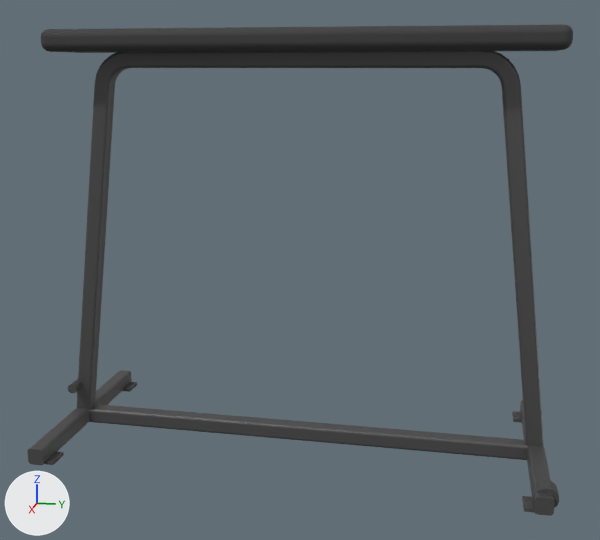
The glTF model catalogs/ludus-core/models/LD-WH051/model.glb: old version first, new version second.
Rendered twice from a 50 mm lens placed at (2.88, 0.57, 1.38), pointed at (0.02, 0.0, 0.66). Every picture has the same lights, and +X, +Y and +Z are marked at lower left. The picture after the commit comes second. Where no turn or scale is listed for an object, it has been applied to the vertices. Vertices at exactly the same position are counted once.
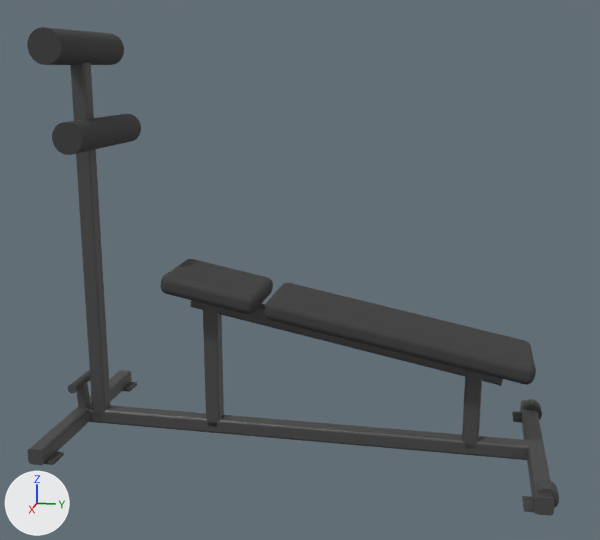
The edits, one by one:
me_mesh_4 is used by ob_bench_pad; parent ob_seat; location (0.0, 0.0, 1.462).
me_mesh_4 had 296 vertices, 588 faces and spanned x -0.15..0.15, y -0.88..0.88, z -0.04..0.04.
me_mesh_4 now has 296 vertices, 588 faces and spans x -0.15..0.15, y -0.48..0.48, z -0.04..0.04.
me_mesh_4 part 1: the whole mesh is scaled about its middle by (1, 0.535, 1).
Mesh me_mesh_7 is new.
It has 52 vertices, 96 faces and spans x -0.5..0.5, y -0.5..0.5, z -0.5..0.5.
It uses material mat_upholstery (dark grey #3b3b3b).
Mesh me_mesh_6 is new.
It has 56 vertices, 108 faces and spans x -0.025..0.025, y -0.578..0.578, z -0.147..0.147.
It uses material mat_frame (dark grey #555555).
Mesh me_mesh_4_1 is new.
It has 296 vertices, 588 faces and spans x -0.15..0.15, y -0.179..0.179, z -0.066..0.066.
It uses material mat_upholstery (dark grey #3b3b3b).
Object 'bench_pad' (ob_bench_pad) moves from (0.0, 0.0, 1.462) to (0.0, 0.371, 0.452).
Object 'bench_pad' (ob_bench_pad) turns from (0, 0, 0) to (-11, 0, 0) degrees about x, y and z.
Object 'bench_frame_tube' (ob_bench_frame_tube) is deleted.
Object 'ankle_roller' (ob_ankle_roller) is new; it shows me_mesh_7.
Its parent is ob_bench_frame.
Its location is (0.0, -0.74, 1.14).
Its rotation in degrees is (-90, 0, -90).
Its scale is (0.11, 0.11, 0.52).
Object 'knee_roller' (ob_knee_roller) is new; it shows me_mesh_7.
Its parent is ob_bench_frame.
Its location is (0.0, -0.8, 1.44).
Its rotation in degrees is (-90, 0, -90).
Its scale is (0.12, 0.12, 0.52).
Object 'Mesh_0.005' (ob_mesh_0_005) is new; it shows me_mesh_0.
Its parent is ob_bench_frame.
Its location is (0.0, -0.8, 0.735).
Its scale is (1.0, 1.0, 1.41).
Object 'bench_spine' (ob_bench_spine) is new; it shows me_mesh_6.
Its location is (0.0, 0.161, 0.422).
Object 'seat_pad' (ob_seat_pad) is new; it shows me_mesh_4_1.
Its location is (0.0, -0.312, 0.585).
Object 'Mesh_0.004' (ob_mesh_0_004) is new; it shows me_mesh_0.
Its parent is ob_base.
Its location is (0.0, -0.33, 0.285).
Its scale is (1.0, 1.0, 0.51).
Object 'Mesh_0.003' (ob_mesh_0_003) is new; it shows me_mesh_0.
Its parent is ob_base.
Its location is (0.0, 0.64, 0.205).
Its scale is (1.0, 1.0, 0.35).

What differs and where, as boxes [x1, y1, x2, y2] in the pictures (600 x 540 px):
'bench_pad', mesh rescaled, moved, turned: before [41, 24, 573, 53]; after [264, 283, 536, 385]
'bench_frame_tube', deleted: before [76, 51, 544, 447]
'Mesh_0.005', added: after [70, 63, 111, 417]
'seat_pad', added: after [160, 259, 273, 314]
'knee_roller', added: after [27, 27, 124, 65]
'ankle_roller', added: after [52, 114, 141, 155]
'Mesh_0.004', added: after [203, 303, 224, 427]
'bench_spine', added: after [190, 300, 503, 386]
'Mesh_0.003', added: after [462, 370, 482, 449]
